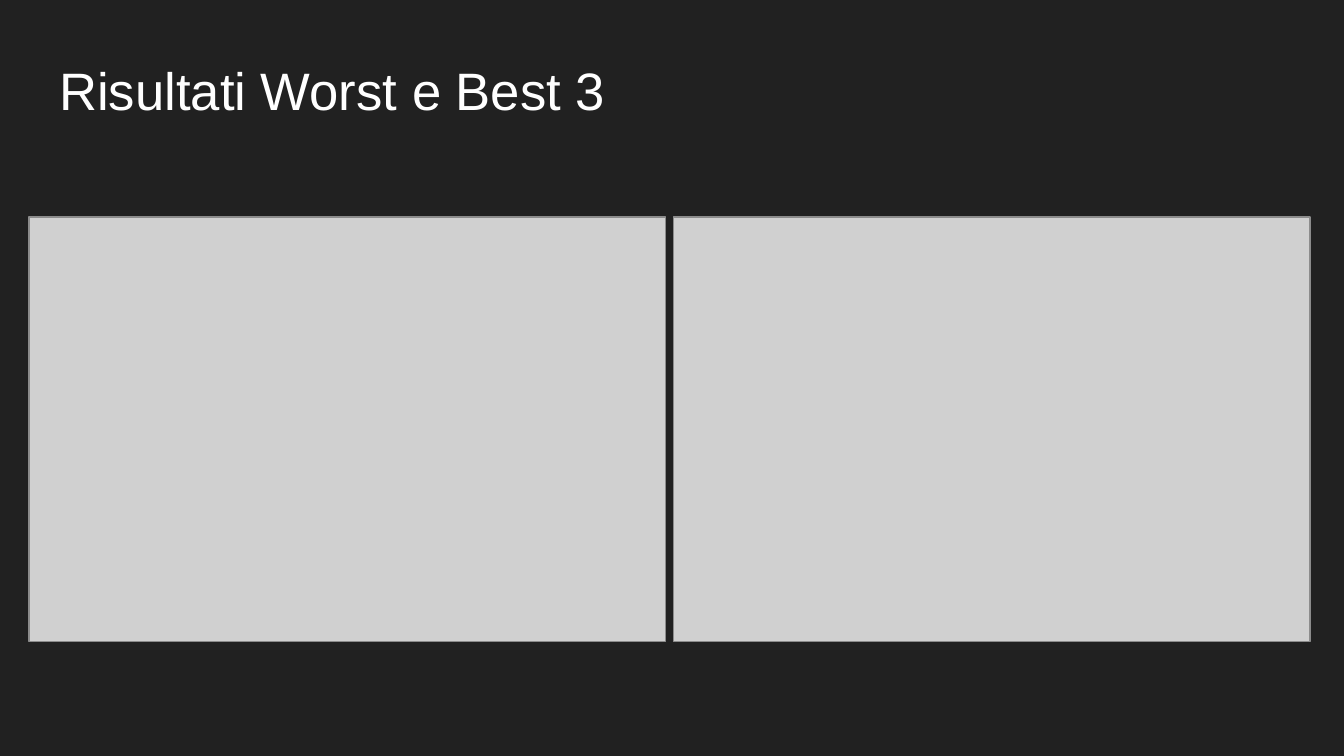
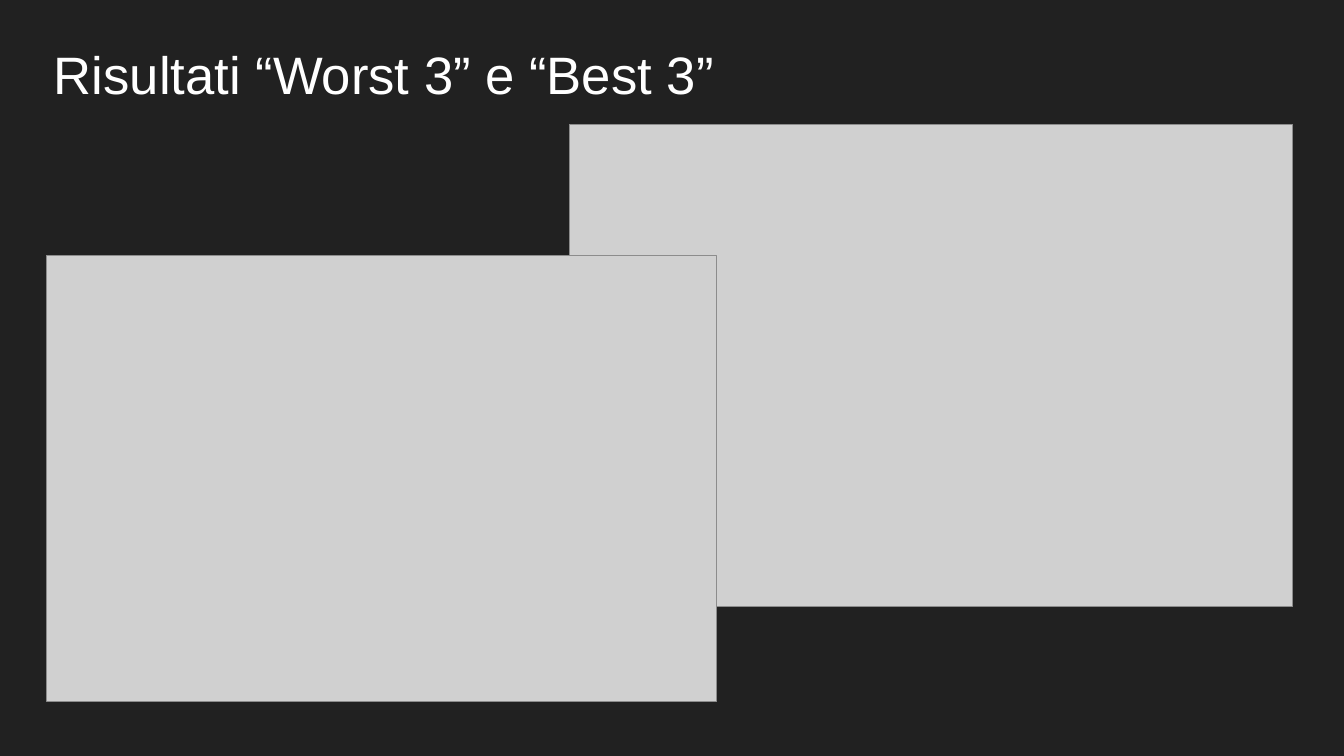
Before and after one commit to LorenzoPinaUnimib/Dataset_Degradetion, a slide deck: slide 9 of Presentazione Progetto Architetture dati.pptx. Drawn at 1344x756 pixels with LibreOffice and Linux fonts; fonts in the diff are those of the drawing; grey boxes stand for pictures. Boxes give left, top, right and bottom in pixels: in the first picture for what was removed or moved away, otherwise in the second. Text is boxed around its words. In the diff, an @@ line names an element or a change of style, - is before the commit and + after.

```diff
--- a/Presentazione Progetto Architetture dati.pptx
+++ b/Presentazione Progetto Architetture dati.pptx
@@ title at <box>54,56,714,95</box>: text changed @@
-Risultati Worst e Best 3
+Risultati “Worst 3” e “Best 3”
@@ picture: place and size @@
-picture at <box>673,216,1310,641</box>
+picture at <box>570,125,1293,607</box>
@@ picture: place and size @@
-picture at <box>28,216,665,641</box>
+picture at <box>47,255,716,702</box>
```
Also in this commit, not shown: 9 other slides changed, 3 slides added, 3 slides removed, 1 other file.
